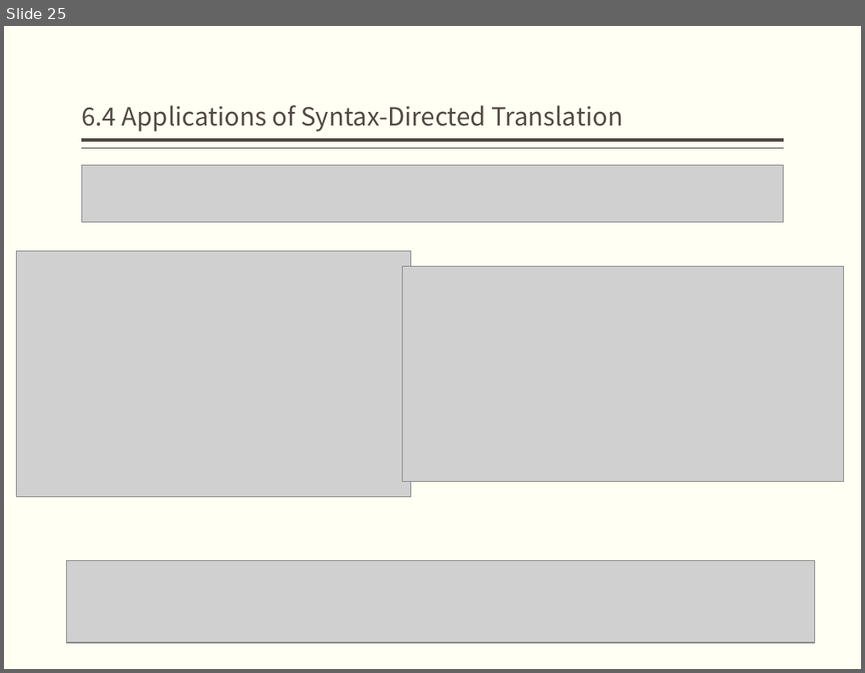
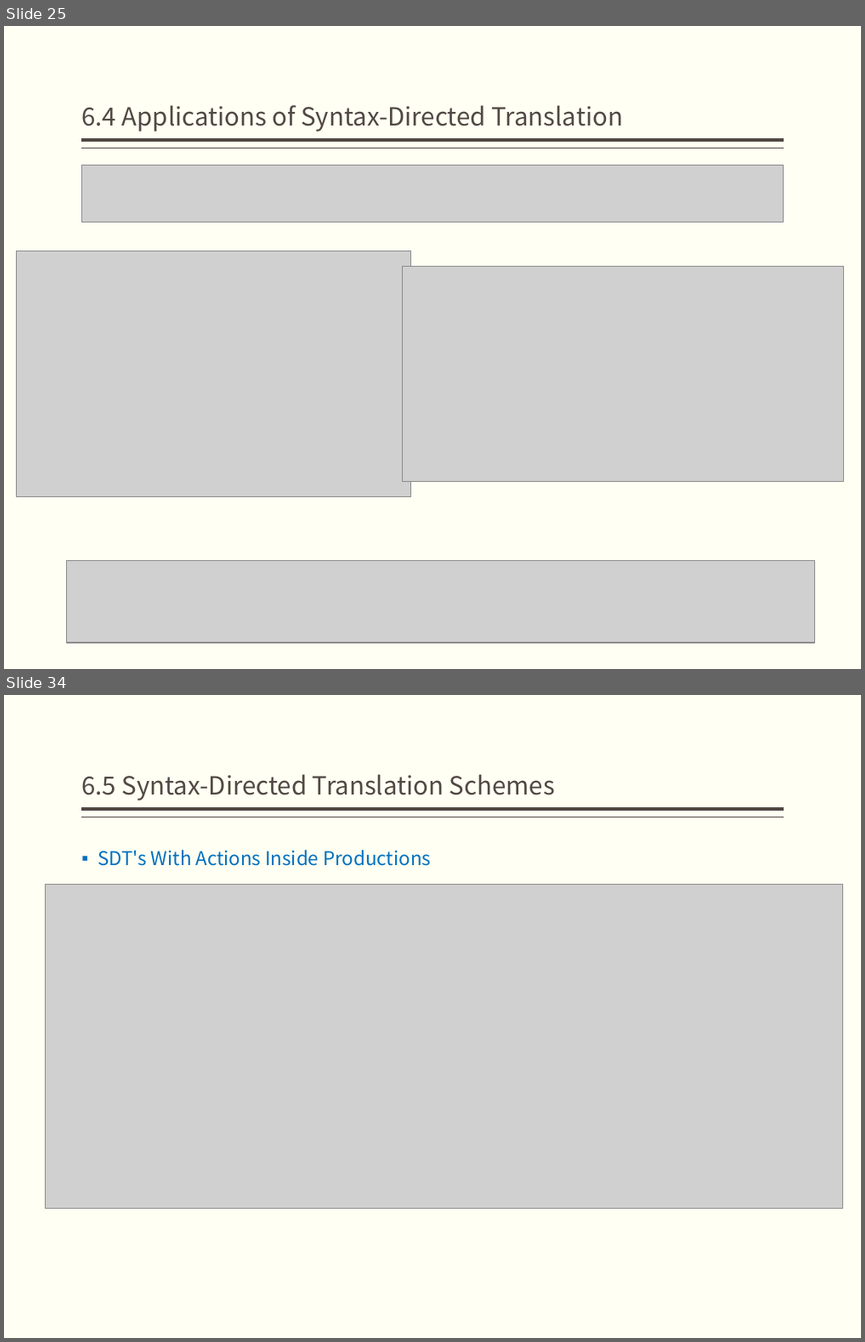
Before and after one commit to bonkboykz/jz81.github.io, a slide deck: course/compiler/LectureNotes/(Spring2017)Lecture6.pptx. Shown one above the other, each under a label of ours: slide 25 before the commit, slides 25 and 34 after it; the slides between them are not shown. The pictures are 865x673 and 865x1342 pixels, drawn with LibreOffice and Linux fonts; fonts in the diff are those of the drawing; grey boxes stand for pictures. Boxes give left, top, right and bottom in pixels: in the first picture for what was removed or moved away, otherwise in the second. Text is boxed around its words. In the diff, an @@ line names an element or a change of style, - is before the commit and + after.

```diff
--- a/course/compiler/LectureNotes/(Spring2017)Lecture6.pptx
+++ b/course/compiler/LectureNotes/(Spring2017)Lecture6.pptx
@@ slide 34 added at box(4, 695, 861, 1338), background #FFFFF3; not listed: 2 template elements that a slide beside it also shows @@
@@ title added at box(81, 774, 555, 800), 21 pt, text #514843 @@
+6.5 Syntax-Directed Translation Schemes
@@ text added at box(98, 850, 431, 866), 16 pt, text #0070C0 @@
+▪ SDT's With Actions Inside Productions
@@ picture added at box(46, 885, 843, 1208) @@
```
Also in this commit, not shown: 2 slides changed, 16 other slides added.
